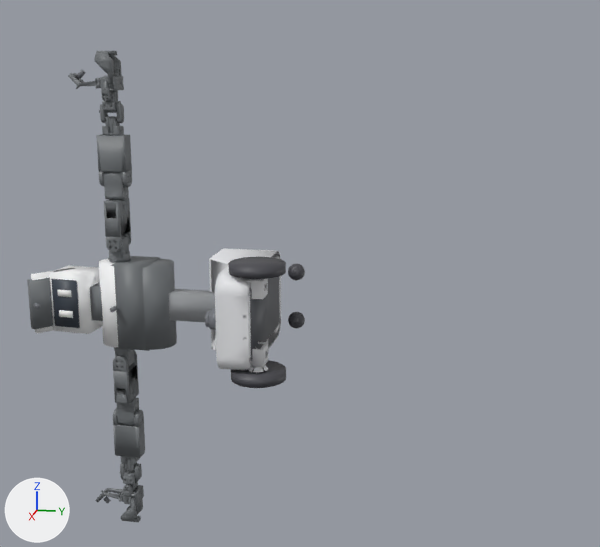
Renders of the glTF model models/nori_description/nori_a3_rig.glb from each side of a commit.
Rendered twice from a camera (50 mm lens) standing at (2.098, 0.46, 0.664) and looking at (-0.153, 0.01, 0.101). The axes (+X, +Y, +Z) are drawn at lower left. The lights are the same throughout. The first picture is the older version.

In view in the first picture: 'left_elbow_pitch_link', 'left_shoulder_roll_link', 'left_wheel_link', 'lift_top_link', 'right_elbow_pitch_link', 'right_shoulder_roll_link', 'right_wheel_link', 'world' and 14 more.
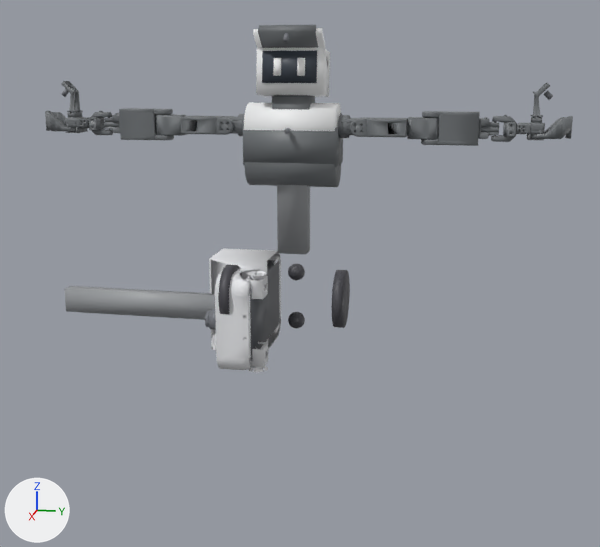
What the commit changed:
Object 'left_wheel_link' (ob_left_wheel_link) moves from (0.0, -0.0762, 0.15) to (0.0, 0.15, 0.0762).
Object 'left_wheel_link' (ob_left_wheel_link) turns from (0, 0, 0) to (-90, 0, 0) degrees about x, y and z.
Object 'right_wheel_link' (ob_right_wheel_link) moves from (0.0, -0.0762, -0.15) to (0.0, -0.15, 0.0762).
Object 'right_wheel_link' (ob_right_wheel_link) turns from (0, 0, 0) to (-90, 0, 0) degrees about x, y and z.
Object 'lift_top_link' (ob_lift_top_link) moves from (-0.114, -0.429, 0.0) to (-0.114, 0.0, 0.429).
Object 'lift_top_link' (ob_lift_top_link) turns from (0, 0, 0) to (-90, 0, 0) degrees about x, y and z.

Where the change shows, as pixel boxes [x1, y1, x2, y2] in the pictures (600 x 547 px):
'lift_top_link', moved, turned: before [27, 256, 215, 351]; after [243, 25, 343, 254]
'left_elbow_pitch_link', moved, turned: before [96, 134, 132, 187]; after [421, 111, 480, 146]
'right_elbow_pitch_link', moved, turned: before [113, 408, 145, 458]; after [119, 108, 174, 140]
'left_shoulder_roll_link', moved, turned: before [104, 198, 131, 252]; after [350, 117, 408, 137]
'left_wheel_link', moved, turned: before [228, 257, 286, 279]; after [331, 270, 350, 328]
'right_shoulder_roll_link', moved, turned: before [113, 350, 139, 404]; after [180, 116, 235, 135]
'right_wheel_link', moved, turned: before [231, 360, 286, 388]; after [218, 265, 242, 314]
'left_wrist_roll_link', moved, turned: before [68, 70, 124, 102]; after [517, 82, 553, 140]
'right_wrist_roll_link', moved, turned: before [95, 481, 144, 506]; after [61, 81, 89, 133]
'left_bicep_yaw_link', moved, turned: before [104, 171, 129, 200]; after [407, 117, 439, 140]
'right_bicep_yaw_link', moved, turned: before [117, 397, 139, 425]; after [155, 114, 187, 136]
'left_gripper_link', moved, turned: before [94, 51, 116, 89]; after [531, 116, 573, 139]
'left_wrist_pitch_link', moved, turned: before [99, 92, 124, 123]; after [491, 115, 524, 142]
'right_wrist_pitch_link', moved, turned: before [120, 463, 142, 491]; after [82, 111, 113, 135]
'left_forearm_yaw_link', moved, turned: before [102, 116, 124, 136]; after [478, 117, 499, 139]
'left_shoulder_pitch_link', moved, turned: before [108, 233, 130, 262]; after [338, 113, 366, 138]
'right_gripper_link', moved, turned: before [121, 497, 139, 522]; after [45, 111, 76, 132]
'right_shoulder_pitch_link', moved, turned: before [114, 347, 135, 367]; after [222, 114, 245, 136]
'right_forearm_yaw_link', moved, turned: before [121, 456, 140, 470]; after [105, 113, 120, 133]
'left_gripper_idler_link', moved, turned (mostly hidden): before [110, 51, 122, 76]; after [544, 117, 568, 138]
'right_gripper_idler_link', moved, turned (mostly hidden): before [126, 498, 143, 521]; after [50, 111, 66, 125]
